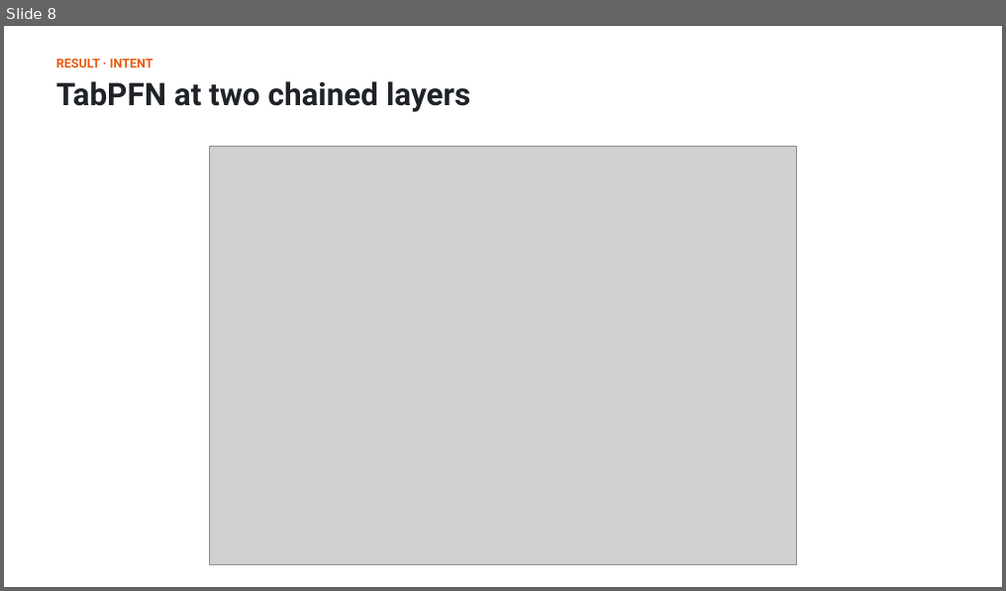
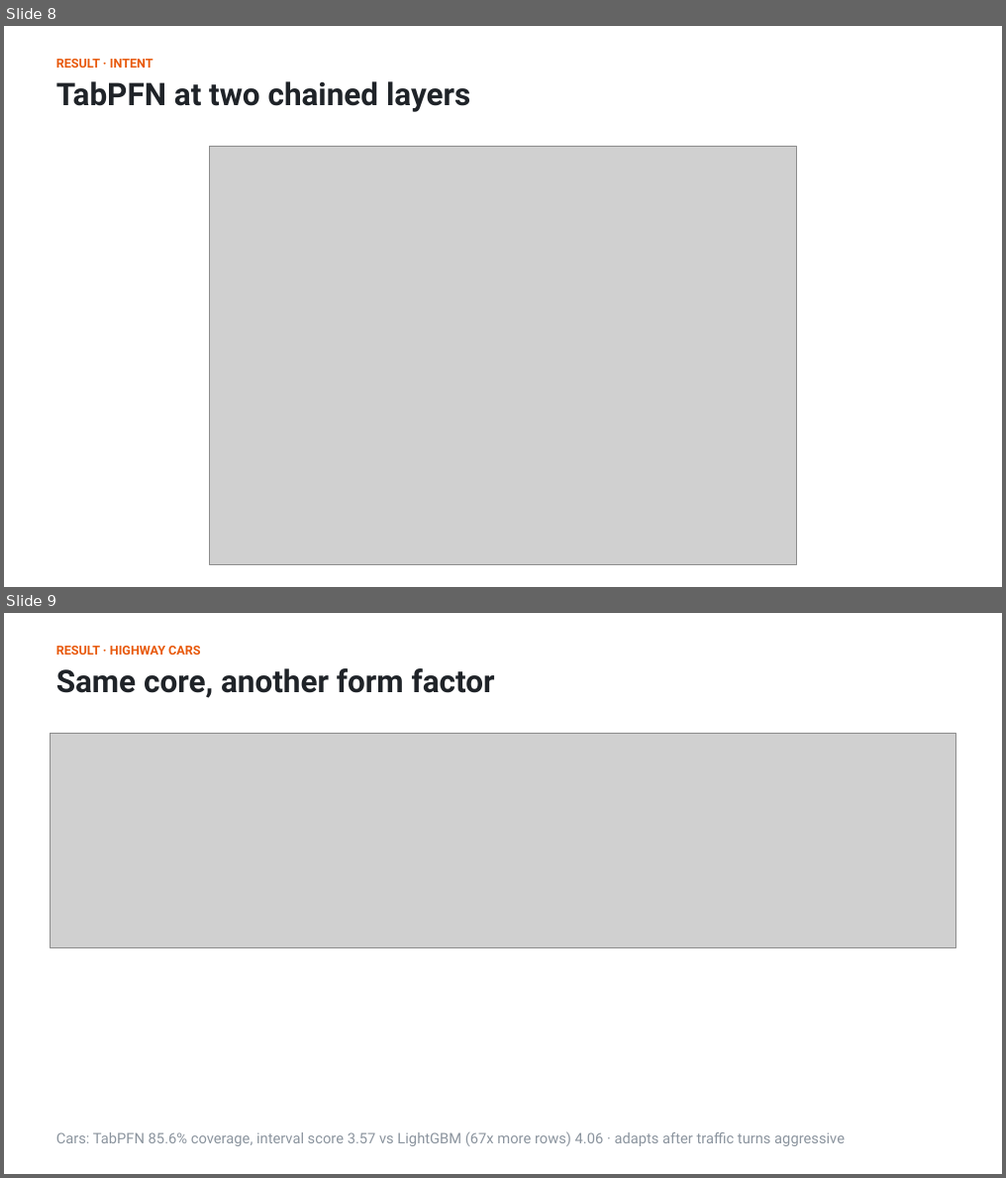
Before and after one commit to shiinalight/Foresight, a slide deck: deck/Foresight.pptx. Shown one above the other, each under a label of ours: slide 8 before the commit, slides 8 and 9 after it. The pictures are 1006x591 and 1006x1178 pixels, drawn with LibreOffice and Linux fonts; fonts in the diff are those of the drawing; grey boxes stand for pictures. Boxes give left, top, right and bottom in pixels: in the first picture for what was removed or moved away, otherwise in the second. Text is boxed around its words. In the diff, an @@ line names an element or a change of style, - is before the commit and + after.

```diff
--- a/deck/Foresight.pptx
+++ b/deck/Foresight.pptx
@@ slide 9 added at (4,613,1002,1174), background #FFFFFF @@
@@ text added at (56,646,200,655), 12 pt, text #E8590C, bold @@
+RESULT · HIGHWAY CARS
@@ text added at (56,668,495,698), 30 pt, text #1F2328, bold @@
+Same core, another form factor
@@ picture added at (51,733,956,949) @@
@@ text added at (56,1132,845,1147), 14 pt, text #8B949E @@
+Cars: TabPFN 85.6% coverage, interval score 3.57 vs LightGBM (67x more rows) 4.06 · adapts after traffic turns aggressive
```
Also in this commit, not shown: 4 other files.
